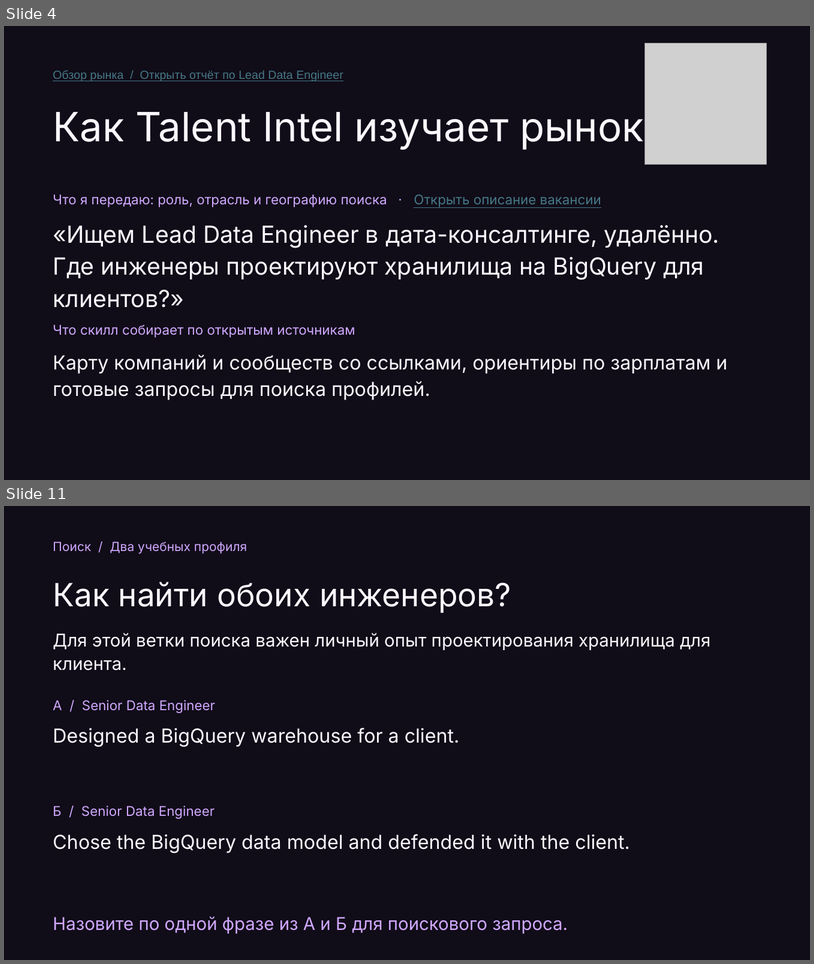
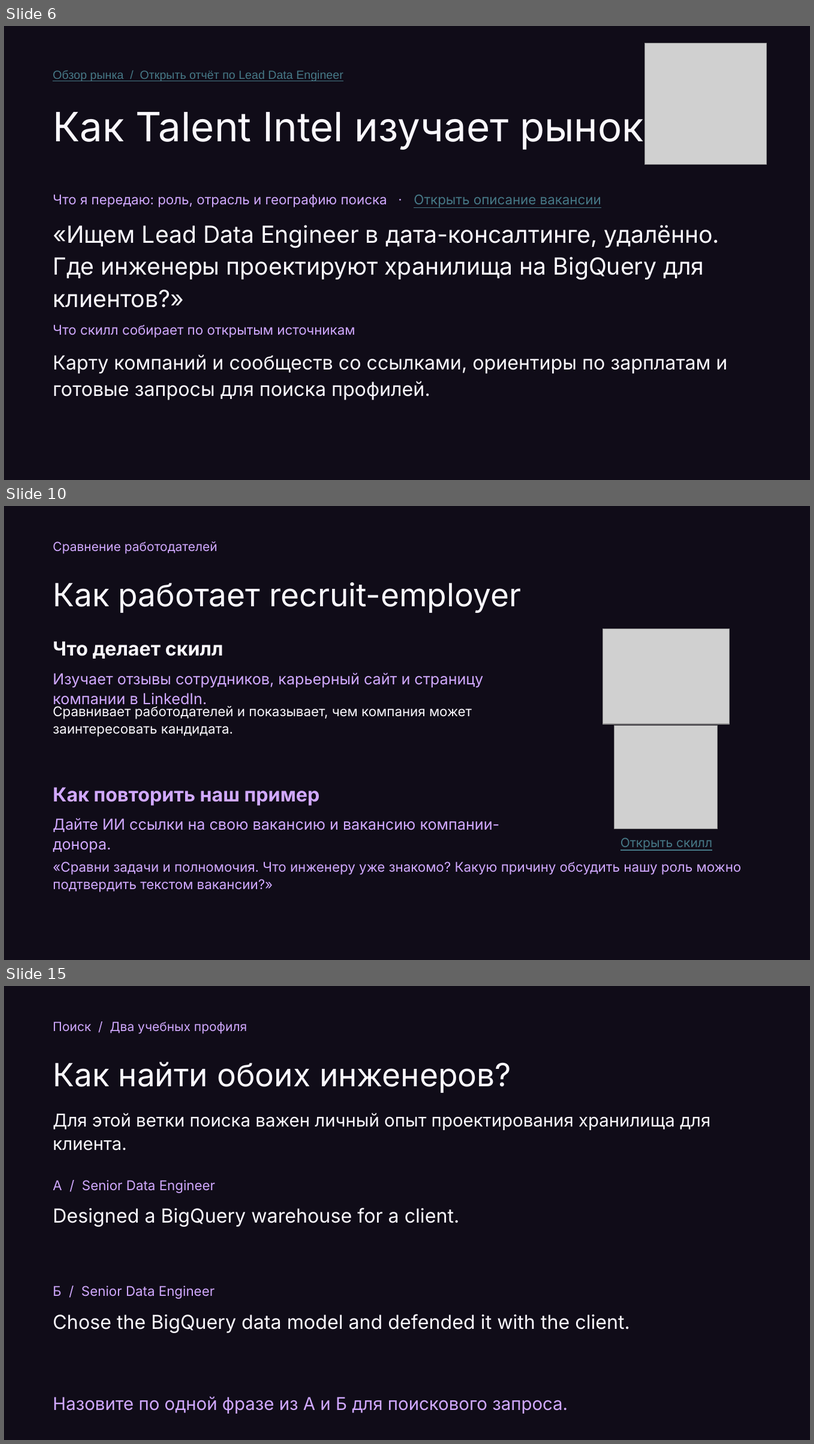
Before and after one commit to Da6ka/ta-meetup-ai-sourcing-2026-11-19, a slide deck: materials/spb-it-recruiter-meetup.pptx. Shown one above the other, each under a label of ours: slides 4 and 11 before the commit, slides 6, 10 and 15 after it; the slides between them are not shown. The pictures are 814x964 and 814x1444 pixels, drawn with LibreOffice and Linux fonts; fonts in the diff are those of the drawing; grey boxes stand for pictures. Boxes give left, top, right and bottom in pixels: in the first picture for what was removed or moved away, otherwise in the second. Text is boxed around its words. In the diff, an @@ line names an element or a change of style, - is before the commit and + after.

```diff
--- a/materials/spb-it-recruiter-meetup.pptx
+++ b/materials/spb-it-recruiter-meetup.pptx
@@ slide 10 added at box(4, 506, 810, 960), background #100C18 @@
@@ text added at box(53, 541, 218, 554), 15 pt, text #D1A9FF @@
+Сравнение работодателей
@@ text added at box(53, 582, 522, 613), 38 pt, text #FAF8FD @@
+Как работает recruit-employer
@@ picture added at box(603, 629, 730, 724) @@
@@ text added at box(53, 641, 224, 658), 23 pt, text #FAF8FD, bold @@
+Что делает скилл
@@ text added at box(53, 673, 483, 707), 18 pt, text #D1A9FF @@
+Изучает отзывы сотрудников, карьерный сайт и страницу компании в LinkedIn.
@@ text added at box(53, 704, 472, 736), 16 pt, text #FAF8FD @@
+Сравнивает работодателей и показывает, чем компания может заинтересовать кандидата.
@@ picture added at box(615, 725, 719, 828) @@
@@ text added at box(53, 787, 320, 805), 23 pt, text #D1A9FF, bold @@
+Как повторить наш пример
@@ text added at box(53, 818, 500, 832), 18 pt, text #D1A9FF @@
+Дайте ИИ ссылки на свою вакансию и вакансию компании-донора.
@@ text added at box(621, 837, 713, 850), 15 pt, text #467886, underline @@
+Открыть скилл
@@ text added at box(53, 861, 742, 892), 16 pt, text #D1A9FF @@
+«Сравни задачи и полномочия. Что инженеру уже знакомо? Какую причину обсудить нашу роль можно подтвердить текстом вакансии?»
@@ what was slide 4 is now slide 6 @@
@@ what was slide 11 is now slide 15 @@
```
Also in this commit, not shown: 8 slides changed, 3 other slides added, 2 other files.
